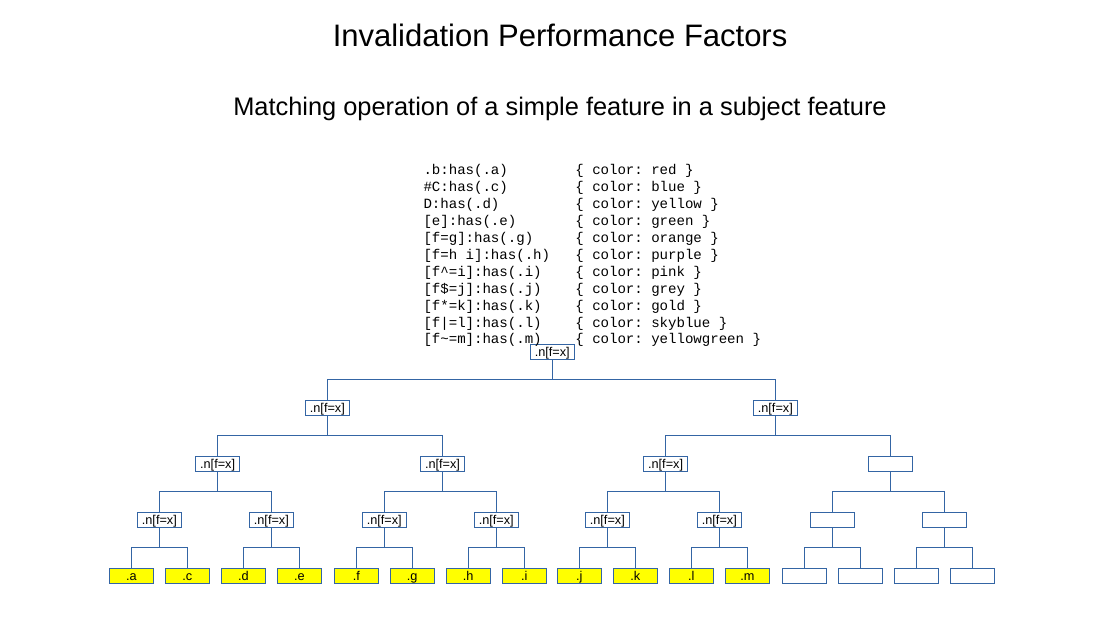
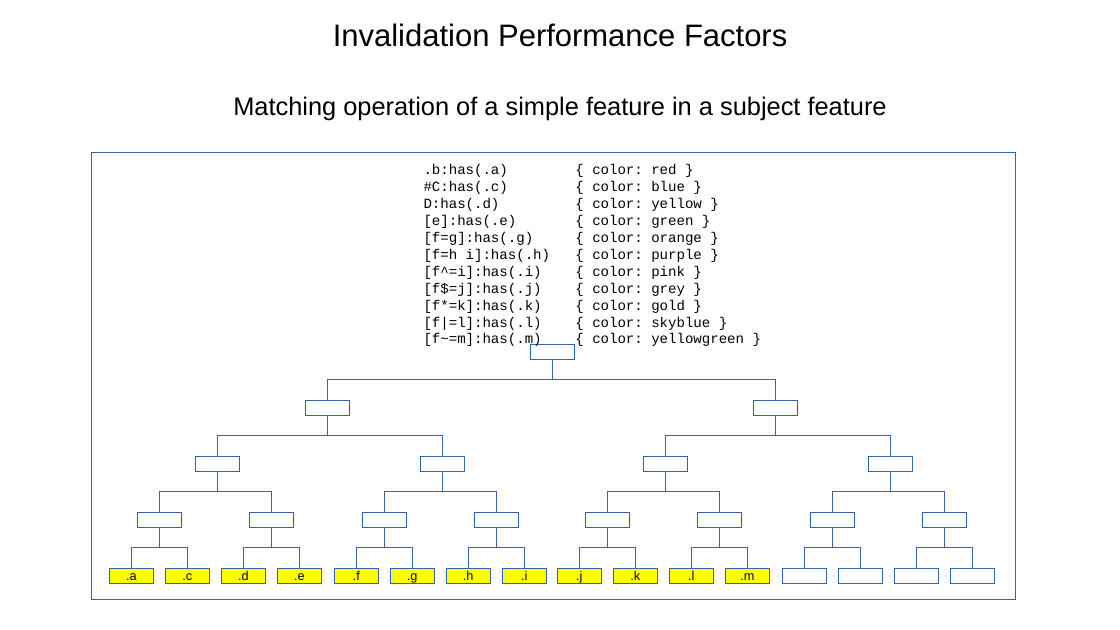
Before and after one commit to Igalia/explainers, a slide deck: slide 22 of css/has/images/has_invalidation.odp (slide 20 before the commit). Drawn at 1120x630 pixels with LibreOffice and Linux fonts; fonts in the diff are those of the drawing. Boxes give left, top, right and bottom in pixels: in the first picture for what was removed or moved away, otherwise in the second. Text is boxed around its words. In the diff, an @@ line names an element or a change of style, - is before the commit and + after.

```diff
--- a/css/has/images/has_invalidation.odp
+++ b/css/has/images/has_invalidation.odp
@@ rectangle added at [91,152,1016,600], outline #3465A4 0 pt @@
@@ text in rectangle at [535,346,570,359]: text removed @@
-.n[f=x]
@@ text in rectangle at [310,402,345,415]: text removed @@
-.n[f=x]
@@ text in rectangle at [758,402,793,415]: text removed @@
-.n[f=x]
@@ text in rectangle at [200,458,235,471]: text removed @@
-.n[f=x]
@@ text in rectangle at [425,458,460,471]: text removed @@
-.n[f=x]
@@ text in rectangle at [648,458,683,471]: text removed @@
-.n[f=x]
@@ text in rectangle at [142,514,177,527]: text removed @@
-.n[f=x]
@@ text in rectangle at [254,514,289,527]: text removed @@
-.n[f=x]
@@ text in rectangle at [367,514,402,527]: text removed @@
-.n[f=x]
@@ text in rectangle at [479,514,514,527]: text removed @@
-.n[f=x]
@@ text in rectangle at [590,514,625,527]: text removed @@
-.n[f=x]
@@ text in rectangle at [702,514,737,527]: text removed @@
-.n[f=x]
```
Also in this commit, not shown: 11 other slides changed, 2 slides added, 16 other files.
